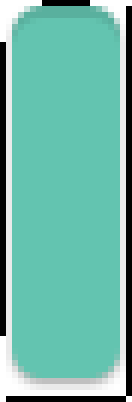
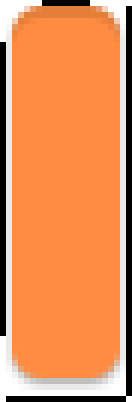
Layered file, before and after one edit (132px x 402px). Changes by layer:
added layer "Layer #7" above "Layer #6" over (12, 6, 120, 378)
hid "Layer #4" over (12, 6, 120, 378)
